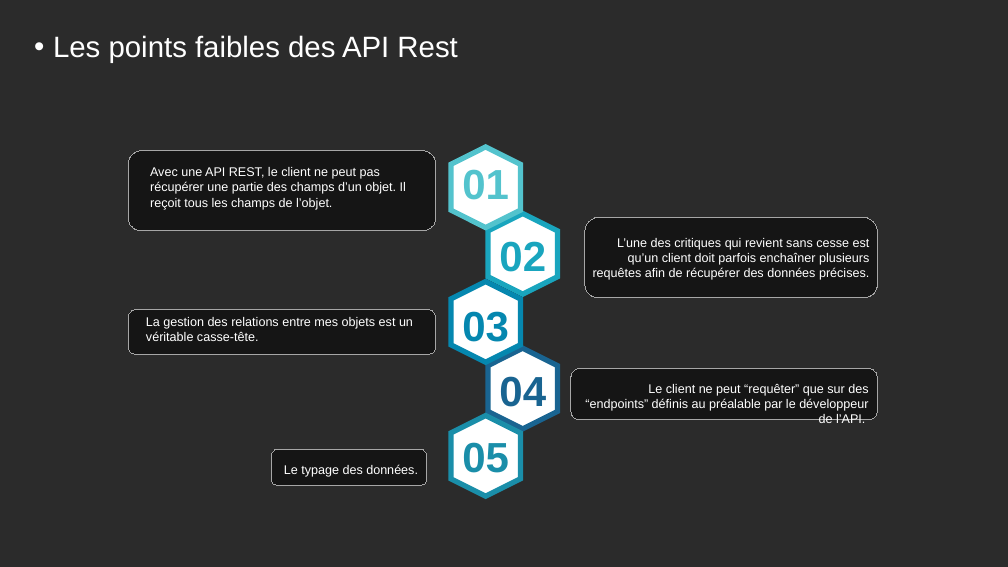
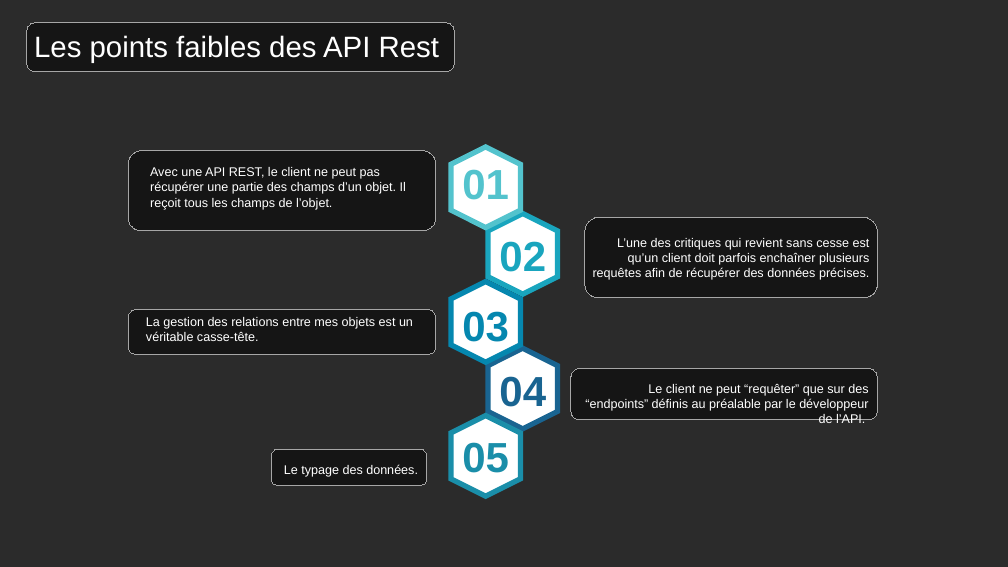
Before and after one commit to Mario-35/api-prestentation, a slide deck: slide 20 of prestentation.pptx (slide 21 before the commit). Drawn at 1008x567 pixels with LibreOffice and Linux fonts; fonts in the diff are those of the drawing; background and template pictures are left out; a plain dark background stands for a picture behind light text. Boxes give left, top, right and bottom in pixels: in the first picture for what was removed or moved away, otherwise in the second. Text is boxed around its words. In the diff, an @@ line names an element or a change of style, - is before the commit and + after.

```diff
--- a/prestentation.pptx
+++ b/prestentation.pptx
@@ text "Les points faibles des API ..." at bbox=[34, 35, 439, 63]: bullet • to none @@
@@ rounded rectangle added at bbox=[26, 23, 454, 72], fill #000000 at 50% opacity, outline #A6A6A6 0.75 pt @@
```
Also in this commit, not shown: 10 other slides changed, 6 slides added, 2 slides removed, 19 other files.
